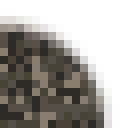
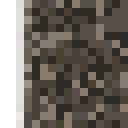
Before/after of a (128, 128) layered artwork. What changed in the layer stack:
added layer "left-road-side-gravel" in group "gravel" over <box>16,0,128,128</box>
hid "outside-turning-road-gravel" over <box>0,8,120,128</box>
